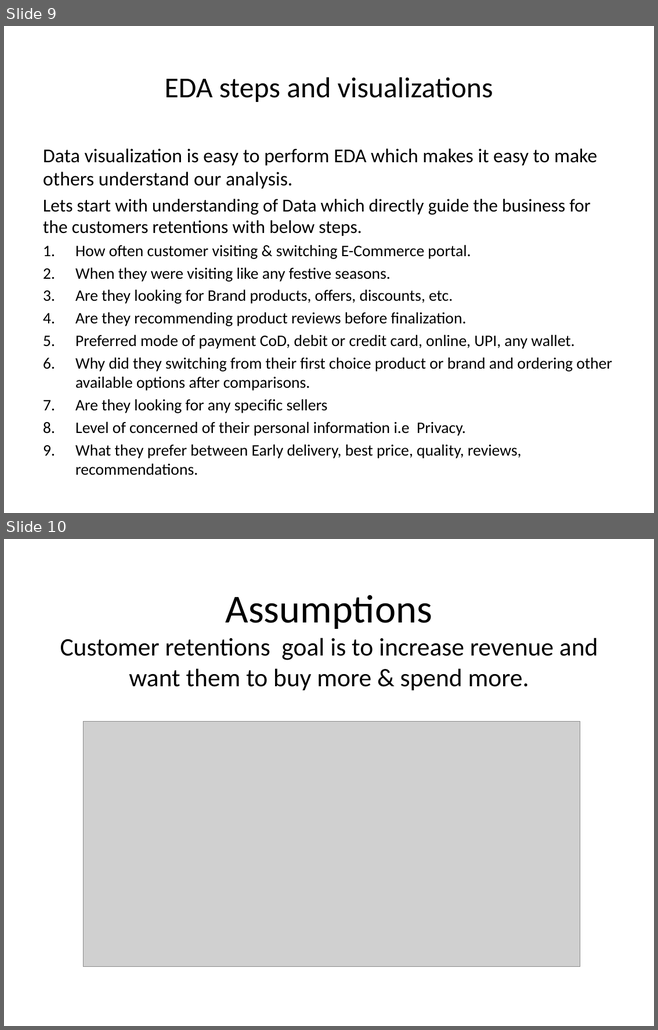
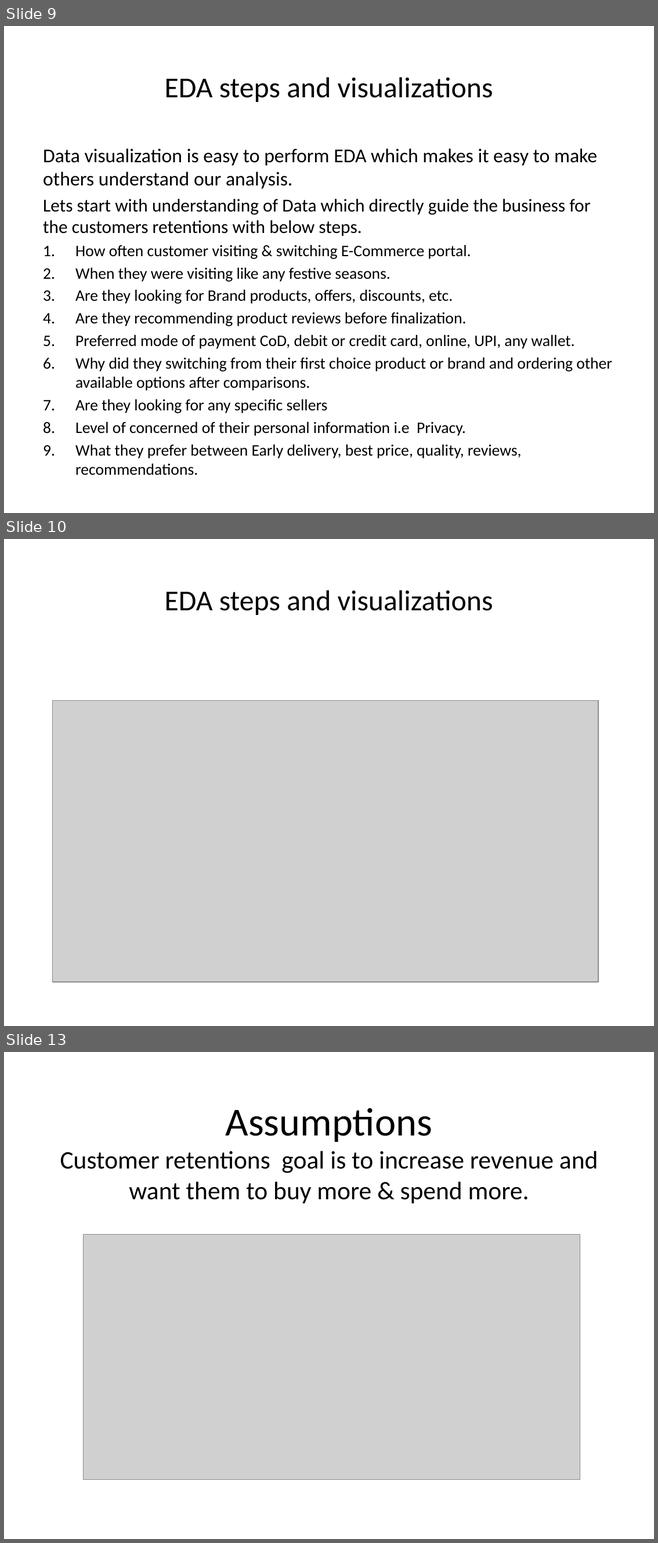
Before and after one commit to ruchita51/Internship, a slide deck: ppt presentation.pptx. Shown one above the other, each under a label of ours: slides 9 and 10 before the commit, slides 9, 10 and 13 after it; the slides between them are not shown. The pictures are 658x1030 and 658x1543 pixels, drawn with LibreOffice and Linux fonts; fonts in the diff are those of the drawing; grey boxes stand for pictures. Boxes give left, top, right and bottom in pixels: in the first picture for what was removed or moved away, otherwise in the second. Text is boxed around its words. In the diff, an @@ line names an element or a change of style, - is before the commit and + after.

```diff
--- a/ppt presentation.pptx
+++ b/ppt presentation.pptx
@@ slide 10 added at [4, 539, 654, 1026], background #FFFFFF @@
@@ title added at [165, 590, 493, 615], 32 pt, text #000000 @@
+EDA steps and visualizations
@@ picture added at [53, 701, 598, 982] @@
@@ what was slide 10 is now slide 13 @@
```
Also in this commit, not shown: 1 slide changed, 2 other slides added.
